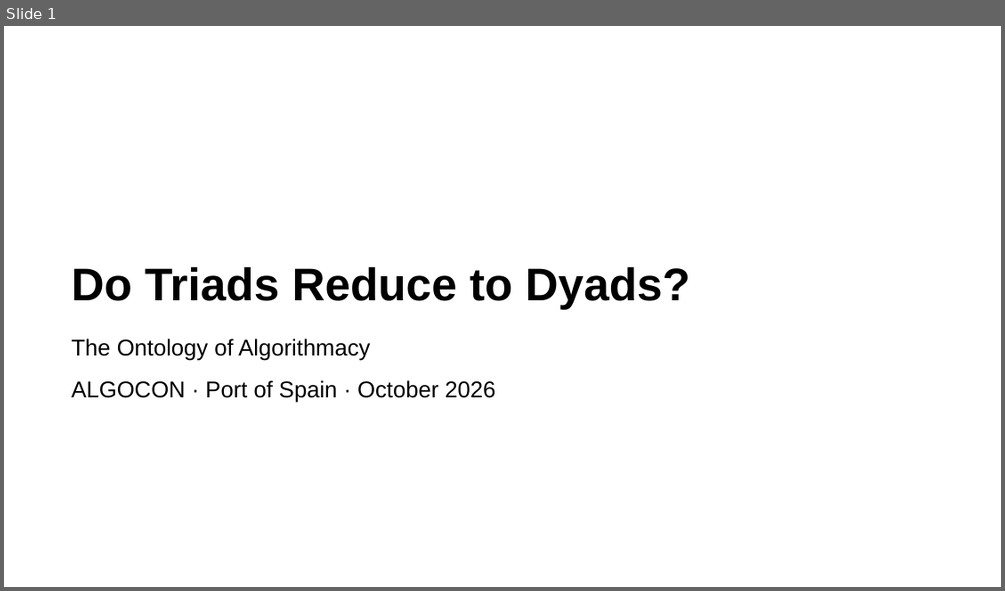
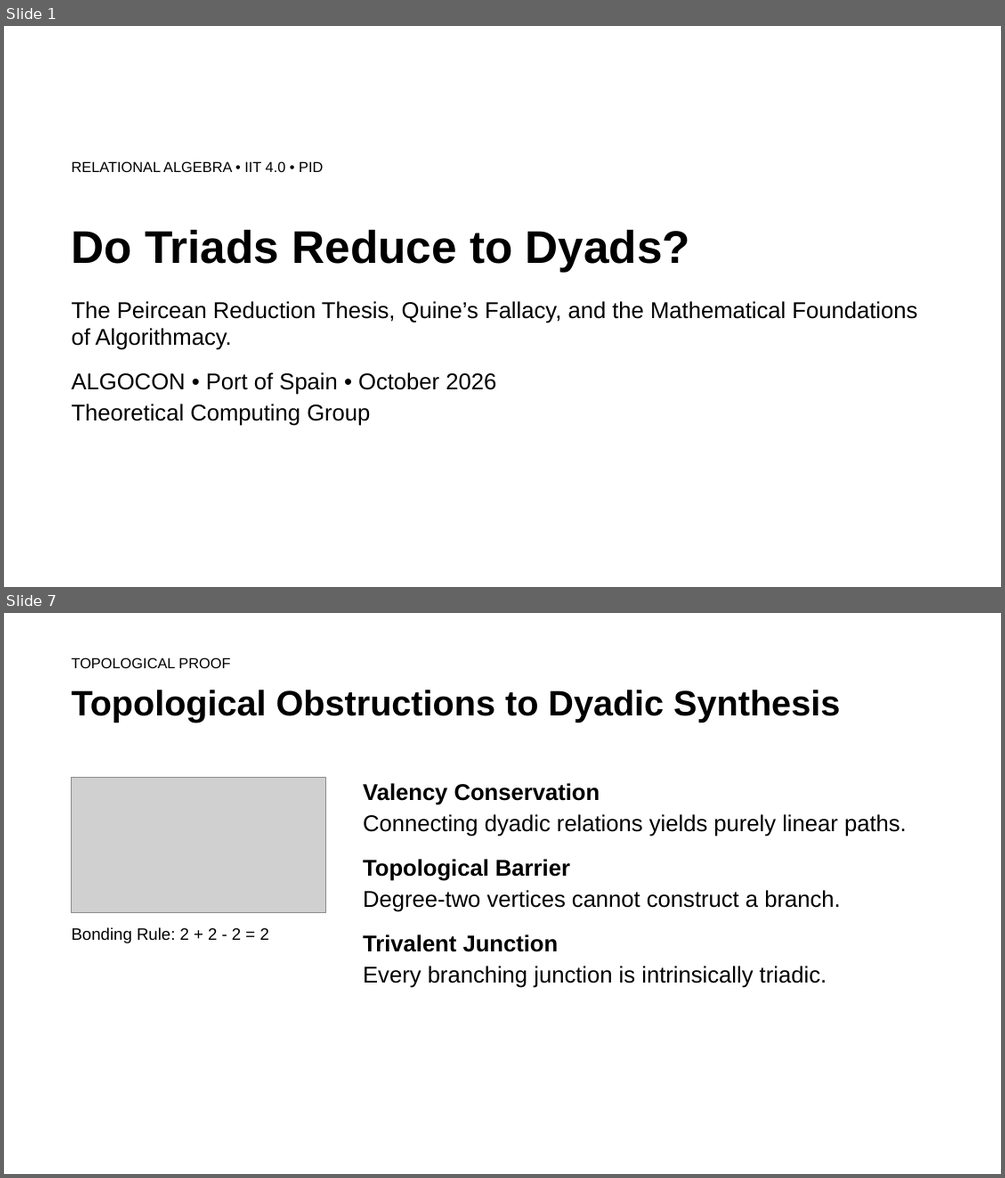
Before and after one commit to rogerSuperBuilderAlpha/algorithmacy-lab, a slide deck: submissions/triadic_reduction/talk/deck.pptx. Shown one above the other, each under a label of ours: slide 1 before the commit, slides 1 and 7 after it; the slides between them are not shown. The pictures are 1005x591 and 1005x1178 pixels, drawn with LibreOffice and Linux fonts; fonts in the diff are those of the drawing; grey boxes stand for pictures. Boxes give left, top, right and bottom in pixels: in the first picture for what was removed or moved away, otherwise in the second. Text is boxed around its words. In the diff, an @@ line names an element or a change of style, - is before the commit and + after.

```diff
--- a/submissions/triadic_reduction/talk/deck.pptx
+++ b/submissions/triadic_reduction/talk/deck.pptx
@@ slide 7 added at (4,613,1001,1174), background #FFFFFF @@
@@ text added at (72,657,230,668), 14 pt, text #000000 @@
+TOPOLOGICAL PROOF
@@ text added at (72,690,840,722), 34 pt, text #000000, bold @@
+Topological Obstructions to Dyadic Synthesis
@@ picture added at (72,778,325,912) @@
@@ text added at (363,783,906,988), 22 pt, text #000000 @@
+Valency Conservation
+Connecting dyadic relations yields purely linear paths.
+Topological Barrier
+Degree-two vertices cannot construct a branch.
+Trivalent Junction
+Every branching junction is intrinsically triadic.
@@ text added at (72,927,269,943), 16 pt, text #000000 @@
+Bonding Rule: 2 + 2 - 2 = 2
@@ slide 1 changed as well @@
@@ text "Do Triads Reduce to Dyads?": place and size @@
-text "Do Triads Reduce to Dyads?" at (72,266,690,309)
+text "Do Triads Reduce to Dyads?" at (72,229,690,272)
@@ text added at (72,161,323,172), 14 pt, text #000000 @@
+RELATIONAL ALGEBRA • IIT 4.0 • PID
@@ text at (72,301,917,426): text changed @@
-The Ontology of Algorithmacy
-ALGOCON · Port of Spain · October 2026
+The Peircean Reduction Thesis, Quine’s Fallacy, and the Mathematical Foundations of Algorithmacy.
+ALGOCON • Port of Spain • October 2026
+Theoretical Computing Group
```
Also in this commit, not shown: 14 other slides added, 17 slides removed, 15 other files.
